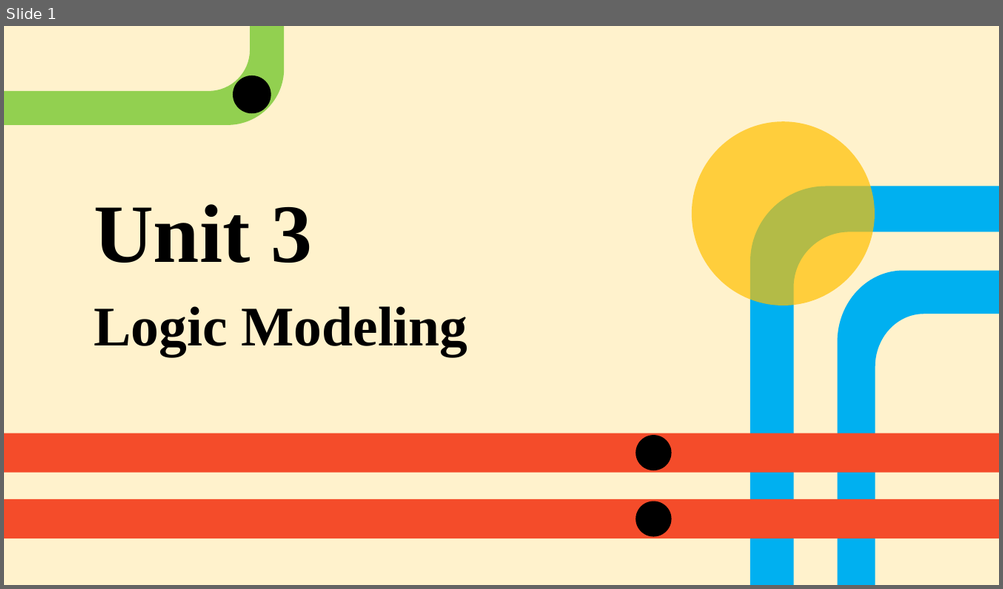
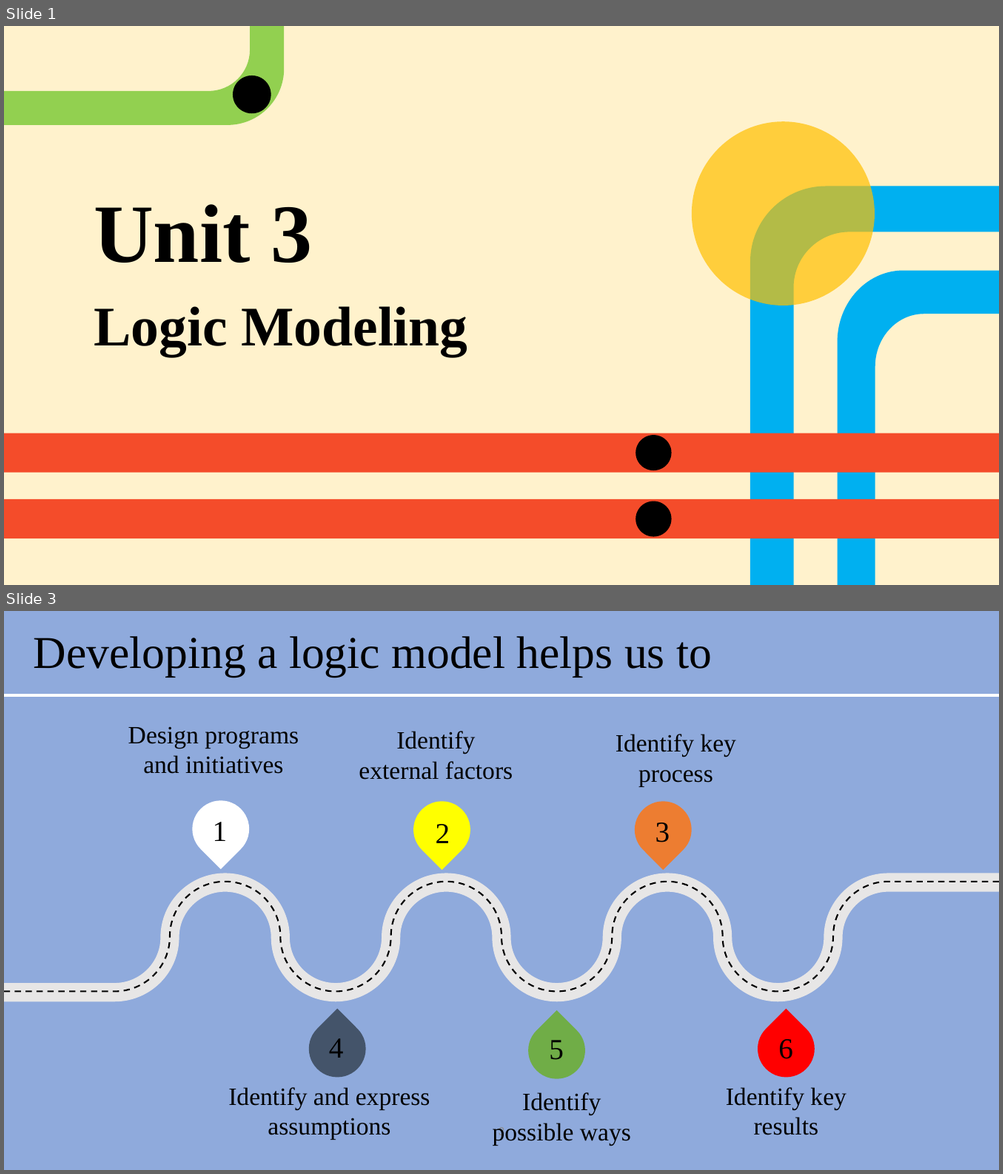
Before and after one commit to tamanghawana0815/SAD-ppt, a slide deck: Presentation.pptx. Shown one above the other, each under a label of ours: slide 1 before the commit, slides 1 and 3 after it; the slides between them are not shown. The pictures are 1003x589 and 1003x1174 pixels, drawn with LibreOffice and Linux fonts; fonts in the diff are those of the drawing. Boxes give left, top, right and bottom in pixels: in the first picture for what was removed or moved away, otherwise in the second. Text is boxed around its words. In the diff, an @@ line names an element or a change of style, - is before the commit and + after.

Commit message:
modified

```diff
--- a/Presentation.pptx
+++ b/Presentation.pptx
@@ slide 3 added at bbox=[4, 611, 999, 1170], background #8FAADC @@
@@ title added at bbox=[34, 636, 711, 677], 44 pt, text #000000 @@
+Developing a logic model helps us to
@@ line added from (4, 695) to (999, 695), #FFFFFF 3 pt @@
@@ text added at bbox=[128, 726, 299, 774], 24 pt, text #000000 @@
+Design programs and initiatives
@@ text added at bbox=[358, 731, 512, 780], 24 pt, text #000000 @@
+Identify external factors
@@ text added at bbox=[615, 734, 737, 786], 24 pt, text #000000 @@
+Identify key process
@@ teardrop added at bbox=[180, 789, 261, 869], fill #FFFFFF @@
@@ teardrop added at bbox=[402, 789, 482, 870], fill #FFFF00 @@
@@ teardrop added at bbox=[623, 789, 703, 870], fill #ED7D31 @@
@@ text added at bbox=[213, 822, 227, 841], 28 pt, text #000000 @@
+1
@@ text added at bbox=[435, 824, 450, 843], 28 pt, text #000000 @@
+2
@@ text added at bbox=[655, 823, 670, 843], 28 pt, text #000000 @@
+3
@@ freeform shape added at bbox=[4, 883, 999, 992], outline #E7E6E6 18 pt @@
@@ freeform shape added at bbox=[4, 882, 999, 991], outline #000000 1.5 pt dashed @@
@@ teardrop added at bbox=[298, 1009, 378, 1089], fill #44546A @@
@@ teardrop added at bbox=[745, 1009, 826, 1089], fill #FF0000 @@
@@ teardrop added at bbox=[517, 1011, 597, 1091], fill #70AD47 @@
@@ text added at bbox=[329, 1039, 344, 1058], 28 pt, text #000000 @@
+4
@@ text added at bbox=[549, 1040, 563, 1060], 28 pt, text #000000 @@
+5
@@ text added at bbox=[778, 1039, 793, 1059], 28 pt, text #000000 @@
+6
@@ text added at bbox=[228, 1088, 430, 1140], 24 pt, text #000000 @@
+Identify and express assumptions
@@ text added at bbox=[492, 1093, 631, 1145], 24 pt, text #000000 @@
+Identify possible ways
@@ text added at bbox=[726, 1088, 846, 1136], 24 pt, text #000000 @@
+Identify key results
@@ page number added at bbox=[498, 1128, 504, 1139], 12 pt, text #8C8C8C @@
+3
```
Also in this commit, not shown: 1 slide changed, 1 slide removed.
